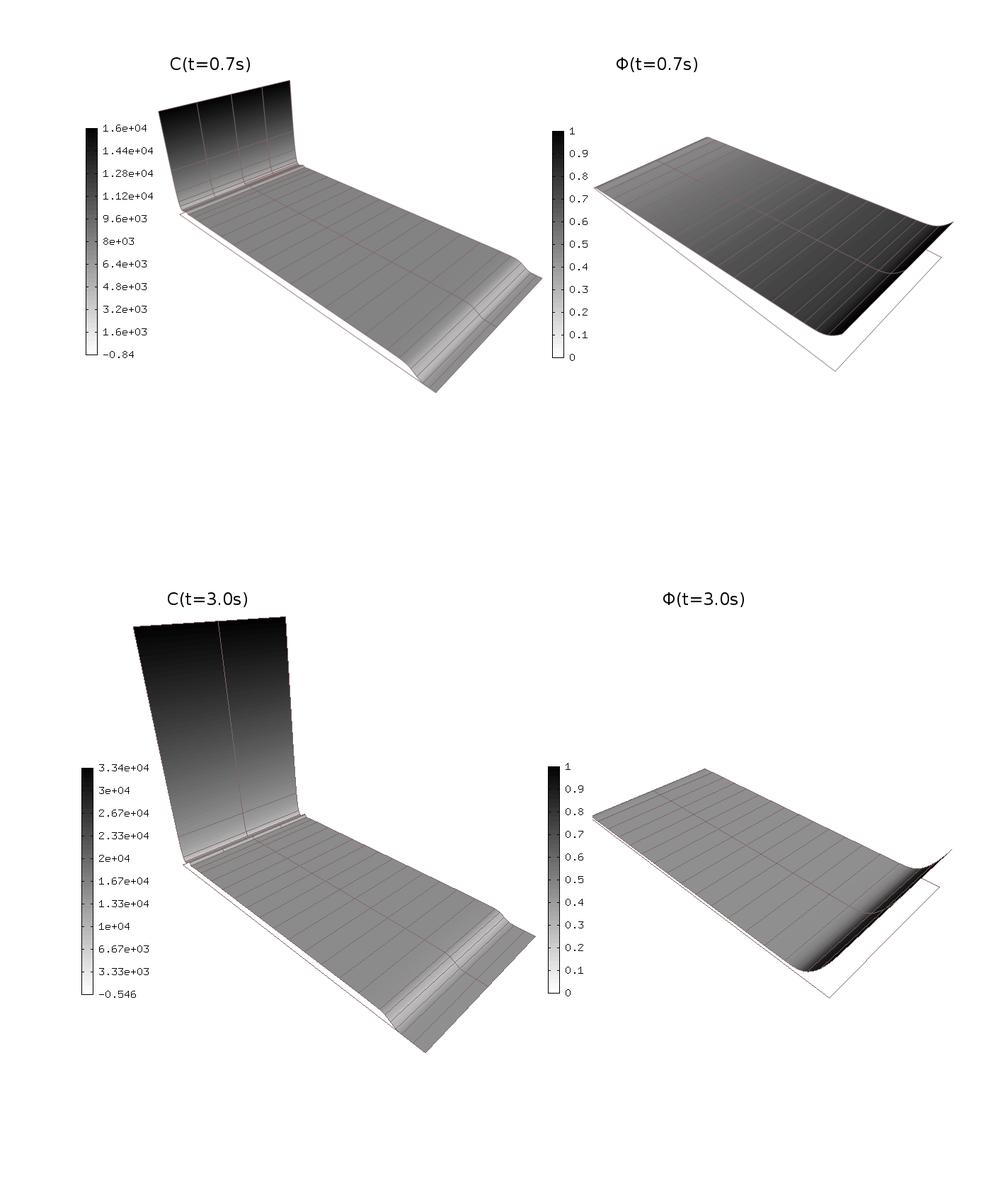
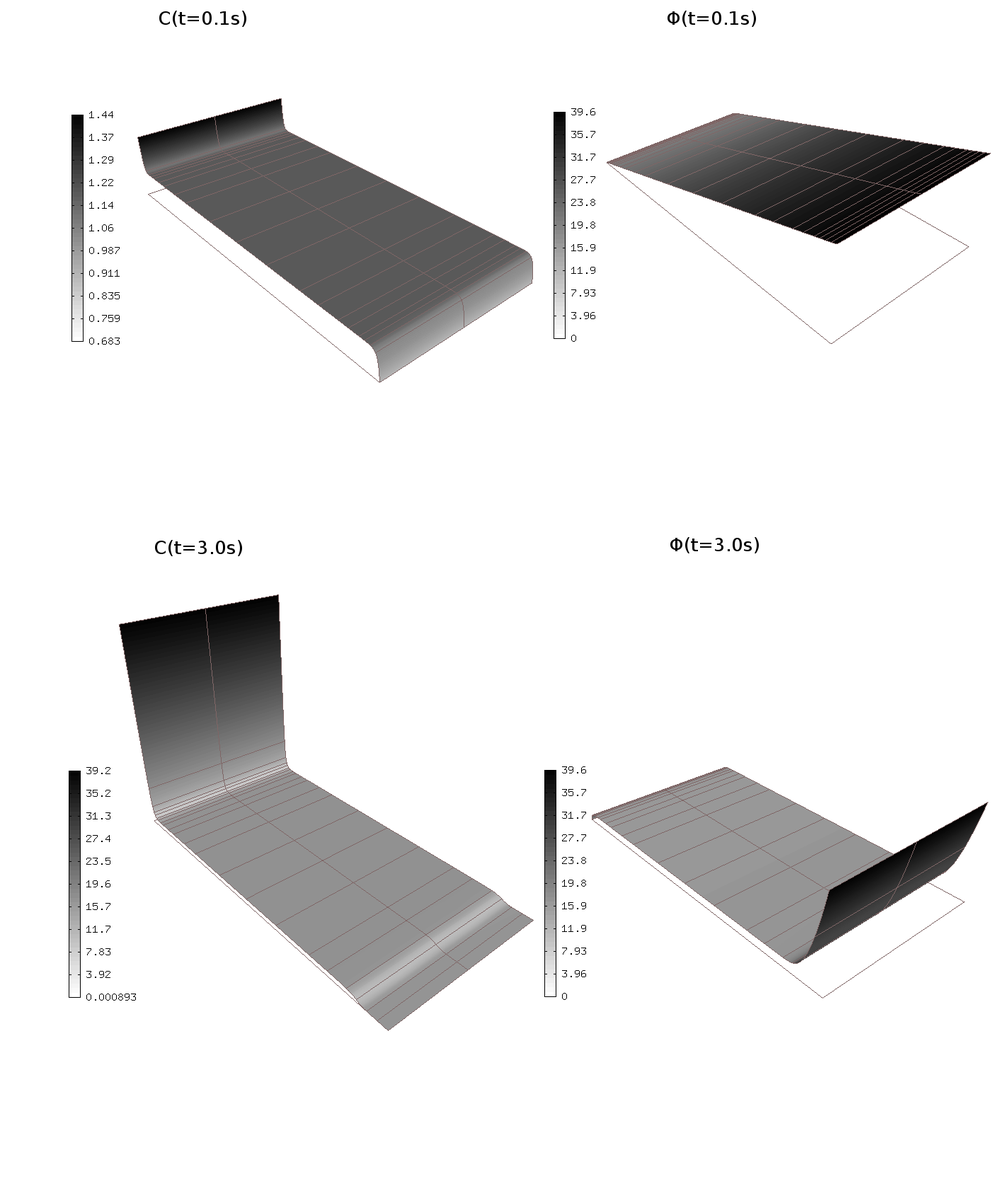
Layer changes from the first w=991, h=1203 image to the second:
painted on "C(t=3.0s)#1" over [154, 539, 247, 608]
moved "Φ(t=3.0s)#1" above "C(t=0.1s)", painted on it over [662, 537, 759, 608]
renamed "C(t=0.7s)#1" to "C(t=0.1s)", moved it above "Φ(t=0.1s)", painted on it over [159, 10, 250, 73]
renamed "Φ(t=0.7s)#1" to "Φ(t=0.1s)", moved it above "New Layer#1", painted on it over [616, 10, 756, 73]
added layer "New Layer#1" above "C(t=3.0s)" over [68, 10, 991, 1053]
hid "Background" over [68, 10, 991, 1053]
